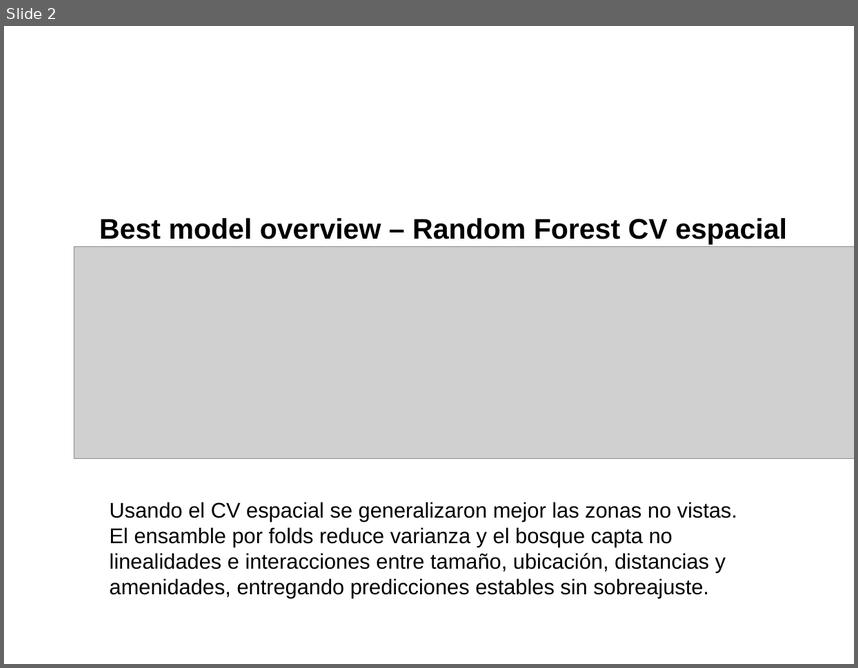
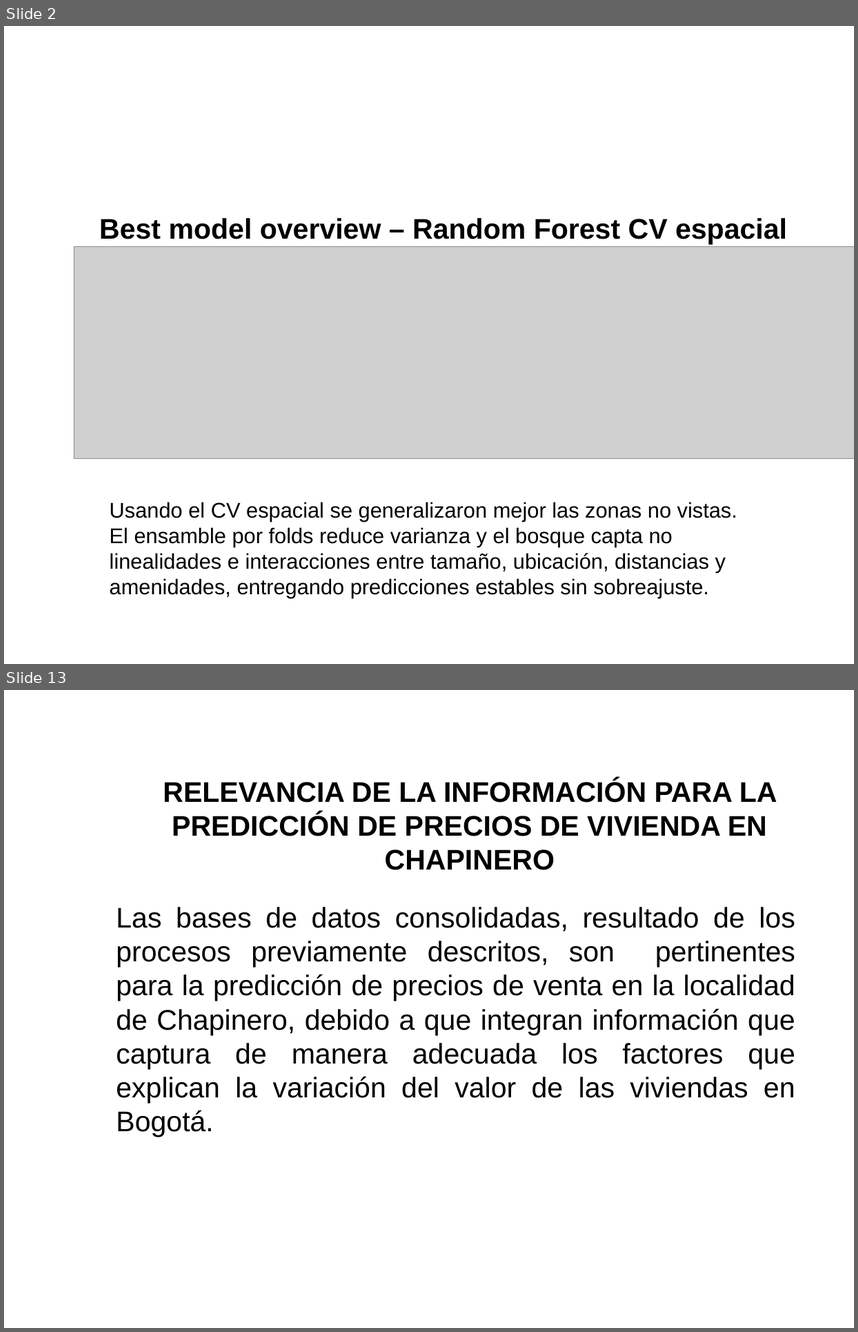
Before and after one commit to zoliverot/Taller3_Making-Money-with-ML, a slide deck: reports/slides/data_equipo_08.pptx. Shown one above the other, each under a label of ours: slide 2 before the commit, slides 2 and 13 after it; the slides between them are not shown. The pictures are 858x668 and 858x1332 pixels, drawn with LibreOffice and Linux fonts; fonts in the diff are those of the drawing; grey boxes stand for pictures; background and template pictures are left out. Boxes give left, top, right and bottom in pixels: in the first picture for what was removed or moved away, otherwise in the second. Text is boxed around its words. In the diff, an @@ line names an element or a change of style, - is before the commit and + after.

```diff
--- a/reports/slides/data_equipo_08.pptx
+++ b/reports/slides/data_equipo_08.pptx
@@ slide 13 added at bbox=[4, 690, 854, 1328], background picture (left out) @@
@@ title added at bbox=[163, 779, 777, 870], 24 pt, text #000000, bold @@
+RELEVANCIA DE LA INFORMACIÓN PARA LA PREDICCIÓN DE PRECIOS DE VIVIENDA EN CHAPINERO
@@ text added at bbox=[116, 907, 795, 1137], 24 pt, text #000000 @@
+Las bases de datos consolidadas, resultado de los procesos previamente descritos, son pertinentes para la predicción de precios de venta en la localidad de Chapinero, debido a que integran información que captura de manera adecuada los factores que explican la variación del valor de las viviendas en Bogotá.
```
Also in this commit, not shown: 10 other slides added.
